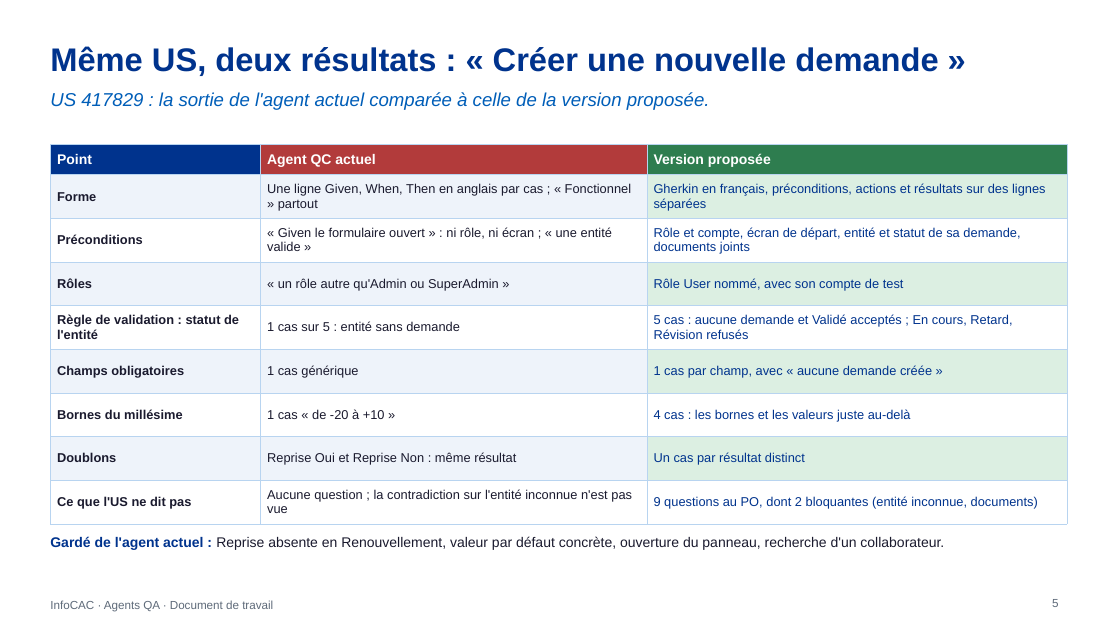
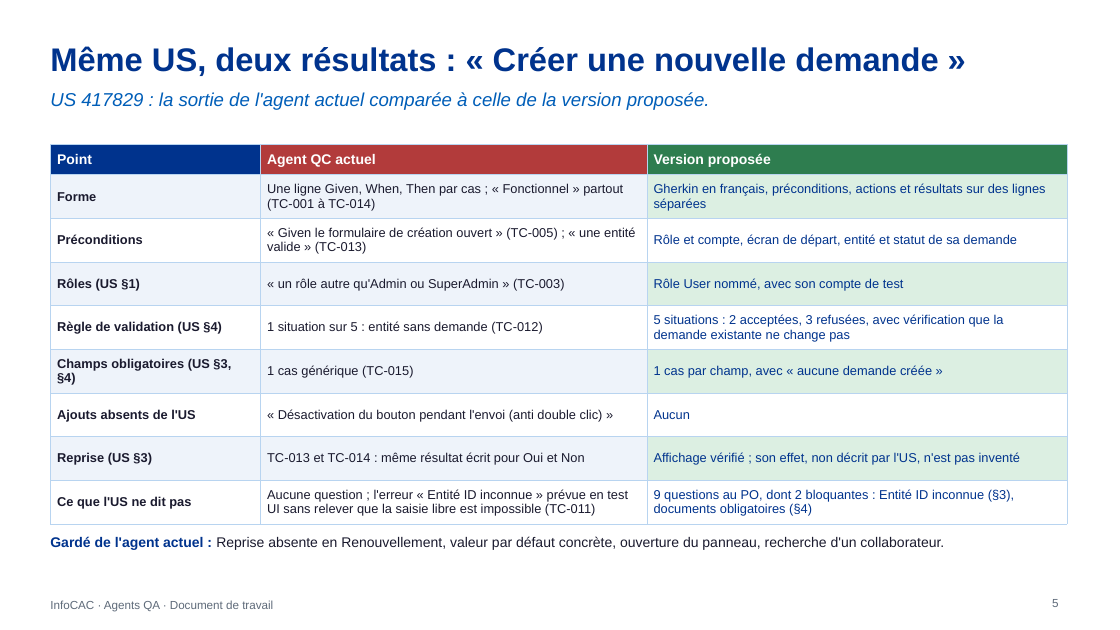
Before and after one commit to DauraRady/Travaux-QA, a slide deck: slide 5 of doc/InfoCAC-agents-QA.pptx. Drawn at 1120x630 pixels with LibreOffice and Linux fonts; fonts in the diff are those of the drawing. Boxes give left, top, right and bottom in pixels: in the first picture for what was removed or moved away, otherwise in the second. Text is boxed around its words. In the diff, an @@ line names an element or a change of style, - is before the commit and + after.

```diff
--- a/doc/InfoCAC-agents-QA.pptx
+++ b/doc/InfoCAC-agents-QA.pptx
@@ table at [50, 145, 1067, 520] @@
-row 2, column 2: Une ligne Given, When, Then en anglais par cas ; « Fonctionnel » partout
+row 2, column 2: Une ligne Given, When, Then par cas ; « Fonctionnel » partout (TC-001 à TC-014)
-row 3, column 2: « Given le formulaire ouvert » : ni rôle, ni écran ; « une entité valide »
+row 3, column 2: « Given le formulaire de création ouvert » (TC-005) ; « une entité valide » (TC-013)
-row 3, column 3: Rôle et compte, écran de départ, entité et statut de sa demande, documents joints
+row 3, column 3: Rôle et compte, écran de départ, entité et statut de sa demande
-row 4, column 1: Rôles
+row 4, column 1: Rôles (US §1)
-row 4, column 2: « un rôle autre qu'Admin ou SuperAdmin »
+row 4, column 2: « un rôle autre qu'Admin ou SuperAdmin » (TC-003)
-row 5: Règle de validation : statut de l'entité | 1 cas sur 5 : entité sans demande | 5 cas : aucune demande et Validé acceptés ; En cours, Retard, Révision refusés
+row 5: Règle de validation (US §4) | 1 situation sur 5 : entité sans demande (TC-012) | 5 situations : 2 acceptées, 3 refusées, avec vérification que la demande existante ne change pas
-row 6, column 1: Champs obligatoires
+row 6, column 1: Champs obligatoires (US §3, §4)
-row 6, column 2: 1 cas générique
+row 6, column 2: 1 cas générique (TC-015)
-row 7: Bornes du millésime | 1 cas « de -20 à +10 » | 4 cas : les bornes et les valeurs juste au-delà
+row 7: Ajouts absents de l'US | « Désactivation du bouton pendant l'envoi (anti double clic) » | Aucun
-row 8: Doublons | Reprise Oui et Reprise Non : même résultat | Un cas par résultat distinct
+row 8: Reprise (US §3) | TC-013 et TC-014 : même résultat écrit pour Oui et Non | Affichage vérifié ; son effet, non décrit par l'US, n'est pas inventé
-row 9, column 2: Aucune question ; la contradiction sur l'entité inconnue n'est pas vue
+row 9, column 2: Aucune question ; l'erreur « Entité ID inconnue » prévue en test UI sans relever que la saisie libre est impossible (TC-011)
-row 9, column 3: 9 questions au PO, dont 2 bloquantes (entité inconnue, documents)
+row 9, column 3: 9 questions au PO, dont 2 bloquantes : Entité ID inconnue (§3), documents obligatoires (§4)
```
Also in this commit, not shown: 3 other slides changed, 2 other files.
